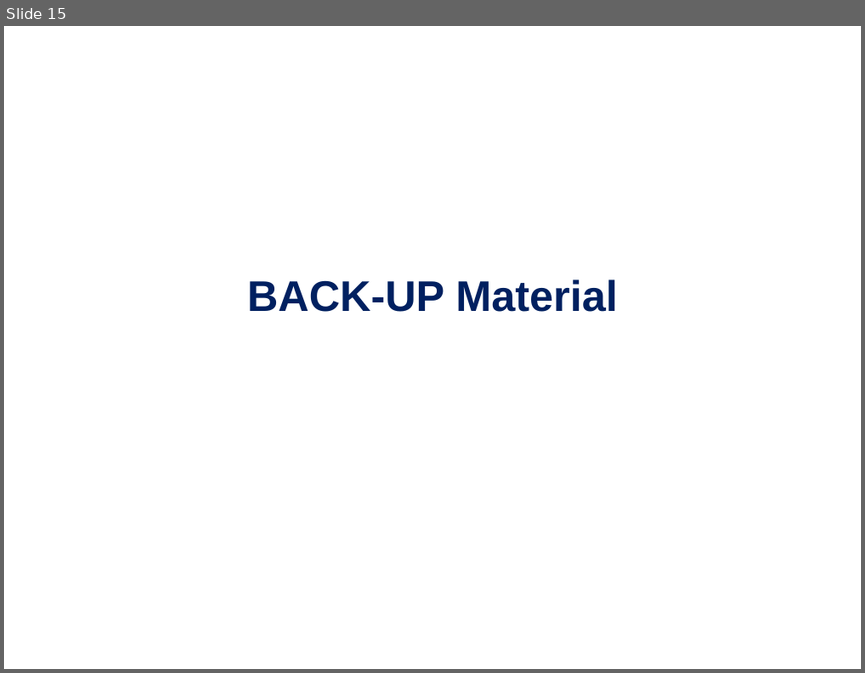
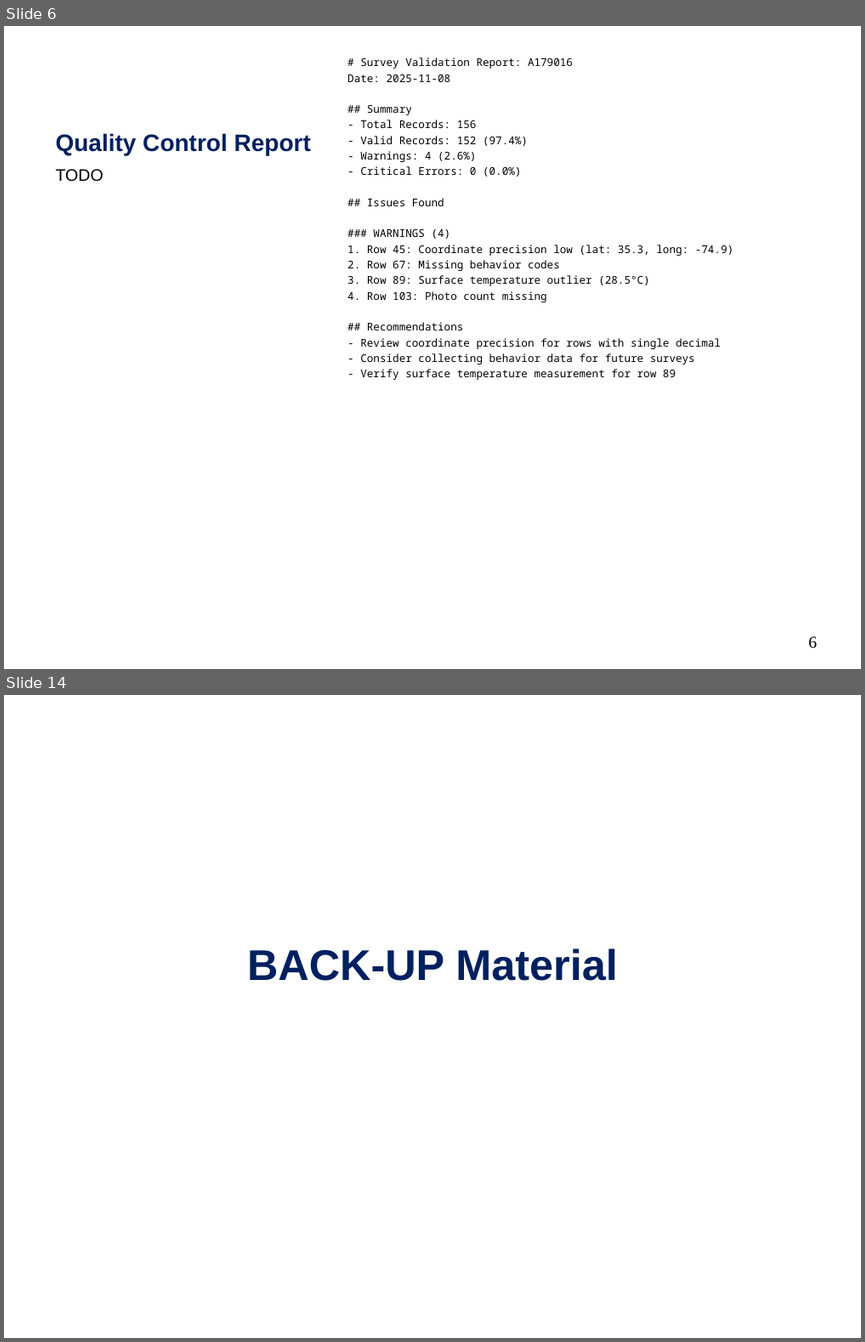
Before and after one commit to bethanylroberts/test-project, a slide deck: pub/NARWCDB-progress_report-20251112.ppt. Shown one above the other, each under a label of ours: slide 15 before the commit, slides 6 and 14 after it; the slides between them are not shown. The pictures are 865x673 and 865x1342 pixels, drawn with LibreOffice and Linux fonts; fonts in the diff are those of the drawing; background and template pictures are left out. Boxes give left, top, right and bottom in pixels: in the first picture for what was removed or moved away, otherwise in the second. Text is boxed around its words. In the diff, an @@ line names an element or a change of style, - is before the commit and + after.

```diff
--- a/pub/NARWCDB-progress_report-20251112.ppt
+++ b/pub/NARWCDB-progress_report-20251112.ppt
@@ slide 6 added at box(4, 26, 861, 669), background #FFFFFF @@
@@ text added at box(347, 57, 733, 380), 9 pt, text #000000 @@
+# Survey Validation Report: A179016
+Date: 2025-11-08
+## Summary
+- Total Records: 156
+- Valid Records: 152 (97.4%)
+- Warnings: 4 (2.6%)
+- Critical Errors: 0 (0.0%)
+## Issues Found
+### WARNINGS (4)
+1. Row 45: Coordinate precision low (lat: 35.3, long: -74.9)
+2. Row 67: Missing behavior codes
+3. Row 89: Surface temperature outlier (28.5°C)
+4. Row 103: Photo count missing
+## Recommendations
+- Review coordinate precision for rows with single decimal
+- Consider collecting behavior data for future surveys
+- Verify surface temperature measurement for row 89
@@ title added at box(56, 133, 311, 155), 20 pt, text #002060, bold @@
+Quality Control Report
@@ text added at box(56, 169, 103, 182), 14 pt, text #000000 @@
+TODO
@@ page number added at box(808, 636, 817, 648), 14 pt, text #000000 @@
+6
@@ what was slide 15 is now slide 14 @@
```
Also in this commit, not shown: 8 slides changed, 4 other slides added, 11 slides removed, 1 other file.
